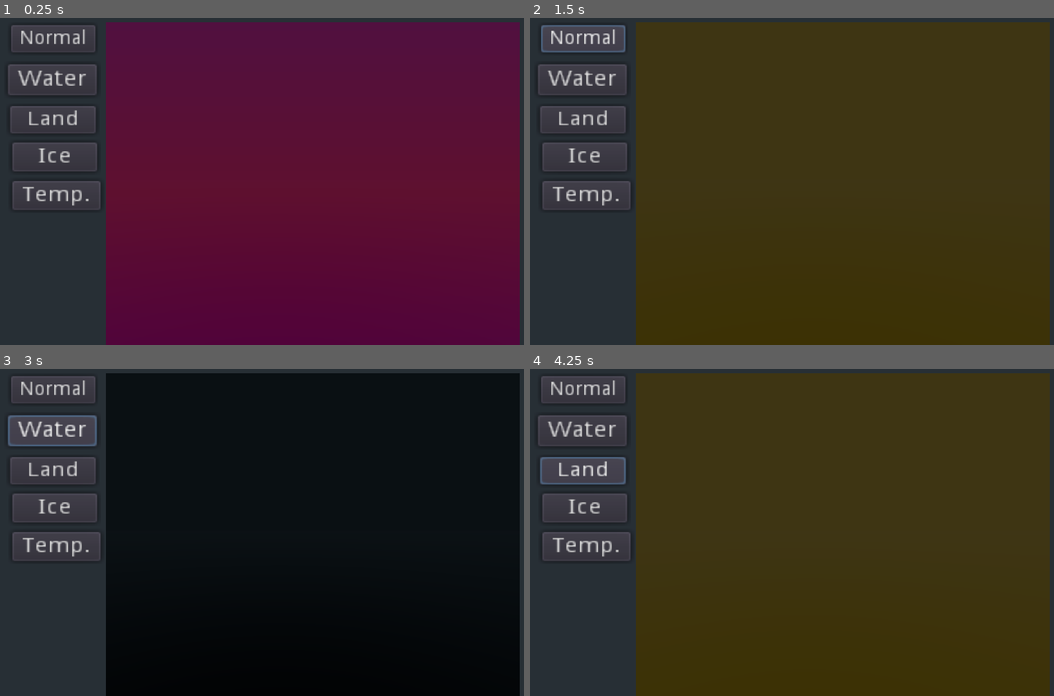
Above: before the commit, frames 1-4 (two rows, left to right).
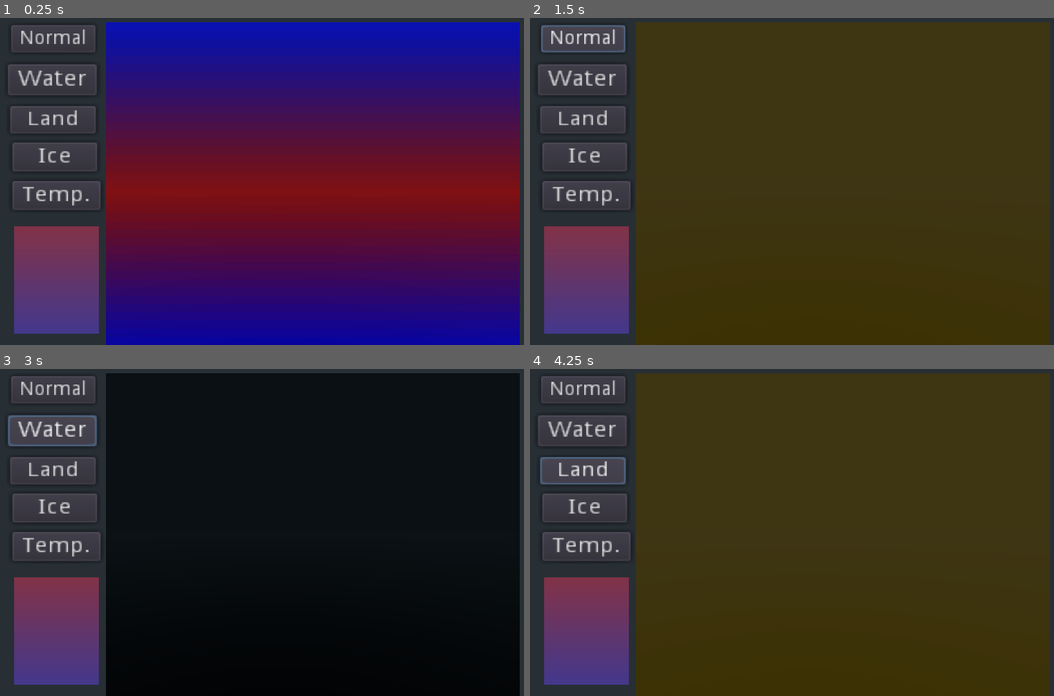
Above: after the commit, the same moments.

Repository: nestorac/earth
Game: Godot game, scene res://Globe.tscn
Two runs of this game, one before a commit and one after it. Both use one fixed random seed, a clock stepped at 60 frames per second and the inputs below.
Inputs:
- Up to frame 1 (0.25 s): no input
- Up to frame 2 (1.5 s): click "Temp." at 0.5 s; click "Normal" at 1.25 s
- Up to frame 3 (3 s): click "Normal" at 2 s; click "Water" at 2.75 s
- Up to frame 4 (4.25 s): click "Land" at 3.5 s

The runs differ from the first frame. In frame 1, 55% of the frame differs, in the area x 2-100%, y 1-100%; in frame 2, 5.3%; in frame 3, 5.3%; in frame 4, 5.3%.

Commit message:
Now implementing a shader, must correct temperature showing.

Diff:
--- a/Globe.tscn
+++ b/Globe.tscn
@@ -6,6 +6,31 @@
 [ext_resource path="res://Scripts/World.gd" type="Script" id=7]
 
 [sub_resource type="MultiMesh" id=2]
+
+[sub_resource type="Shader" id=3]
+code = "shader_type canvas_item;
+
+uniform vec4 first_color : hint_color = vec4(1.0);
+uniform vec4 second_color : hint_color = vec4(0.0, 0.0, 0.0, 1.0);
+uniform float position : hint_range(-0.5, 0.5) = 0.0;
+uniform float size : hint_range(0.5, 2) = 0.5;
+uniform float angle : hint_range(0.0, 360.0) = 0.0;
+
+void fragment() {
+	float pivot = position + 0.5;
+	vec2 uv = UV - pivot;
+	float rotated = uv.x * cos(radians(angle)) - uv.y * sin(radians(angle));
+	float pos = smoothstep((1.0 - size) + position, size + 0.0001 + position, rotated + pivot);
+	COLOR = mix(first_color, second_color, pos);
+}"
+
+[sub_resource type="ShaderMaterial" id=4]
+shader = SubResource( 3 )
+shader_param/first_color = Color( 0.188235, 0.227451, 0.639216, 1 )
+shader_param/second_color = Color( 0.588235, 0.192157, 0.192157, 1 )
+shader_param/position = 0.0
+shader_param/size = 1.662
+shader_param/angle = 90.0
 
 [node name="Game" type="Spatial"]
 script = ExtResource( 1 )
@@ -68,6 +93,13 @@
 rect_scale = Vector2( 2.59983, 2.51249 )
 text = "Normal"
 
+[node name="Gradient" type="ColorRect" parent="UI"]
+material = SubResource( 4 )
+margin_left = 31.0
+margin_top = 384.0
+margin_right = 184.0
+margin_bottom = 580.0
+
 [node name="TurnTimer" type="Timer" parent="."]
 autostart = true
 
--- a/Scripts/Square.gd
+++ b/Scripts/Square.gd
@@ -95,11 +95,31 @@
 	return Color((temperature_celsius+100)/200.0, 0, 1.0-(temperature_celsius+100)/200.0)
 
 
-func draw_square_temp():
-	var material = get_surface_material(0)
-
-	color = Color((temperature_celsius+100)/200.0, 0, 1.0-(temperature_celsius+100)/200.0)
-#	color = get_square_temp_color(temperature_celsius)
+#func draw_square_temp():
+#	var material = get_surface_material(0)
+#
+#	color = Color((temperature_celsius+100)/200.0, 0, 1.0-(temperature_celsius+100)/200.0)
+##	color = get_square_temp_color(temperature_celsius)
+#
+#	material.albedo_color = color
+
+func draw_square_temp(_min, _max):
+	var material = get_surface_material(0)
+	var color1 = Color (1.0, 0, 0, 0)
+	var color2 = Color (0, 0, 1.0, 0)
+
+	if _max == _min:
+		color = color1.linear_interpolate(color2, temperature_celsius/200.0)
+	else:
+		if _min != 0:
+			color = color1.linear_interpolate(color2, abs(_max/_min))
+
+#	if temperature_celsius > 40:
+#		color = Color(temperature_celsius/(_max), 0, 0)
+#	else:
+#		color = Color(0, 0, temperature_celsius/(_max))
+#
+#	color = Color((temperature_celsius-40.0)/(100.0), 0, (temperature_celsius+40)/100.0)
 
 	material.albedo_color = color
 
@@ -125,7 +145,7 @@
 	elif mesh_of_squares.layer == GlobalVars.layer.ICE:
 		draw_square_ice()
 	elif mesh_of_squares.layer == GlobalVars.layer.TEMP:
-		draw_square_temp()
+		draw_square_temp(-100,100)
 #	elif mesh_of_squares.layer == GlobalVars.layer.GRASS:
 #		draw_square_grass()
 	material.albedo_color = color
--- a/Scripts/UImenu.gd
+++ b/Scripts/UImenu.gd
@@ -41,7 +41,7 @@
 	var mmi = $"../World"
 	mmi.set_layer(GlobalVars.layer.TEMP)
 	for square in mmi.get_children():
-		square.draw_square_temp()
+		square.draw_square_temp(0,50)
 
 
 func _on_BtNormal_button_up():
--- a/Scripts/World.gd
+++ b/Scripts/World.gd
@@ -8,6 +8,9 @@
 export var land_to_be_removed = 25
 
 export var water_impact = 50.0
+
+var max_temp_c
+var min_temp_c
 
 export var islands = 5
 export var layer = GlobalVars.layer.NONE
@@ -27,13 +30,22 @@
 
 	var squares = get_children()
 
+	max_temp_c = squares[0].temperature_celsius
+	min_temp_c = squares[0].temperature_celsius
+
+	for square in squares:
+		if max_temp_c < square.temperature_celsius:
+			max_temp_c = square.temperature_celsius
+
+		if min_temp_c > square.temperature_celsius:
+			min_temp_c = square.temperature_celsius
+
 	for square in squares:
 		var coord_y = square.coord_y
 #		var coord_x = square.coord_x
 
-		square.temperature_celsius = -abs(coord_y - equator) + 50.0
-
-		square.draw_square_temp()
+		square.temperature_celsius = abs(coord_y - equator)*10.0
+		square.draw_square_temp(min_temp_c,max_temp_c)
 
 
 func test():
@@ -42,11 +54,8 @@
 
 # iterate: perform the necessary steps to advance time by 1 day
 func next_turn():
+
 	pass
-	# Calculate individual temperature
-#	for child in get_children():
-#		child.compute_temp_celsius()
-#		child.draw_square()
 
 
 
Not shown: 1 places in Globe.tscn that only renumber resources
Not shown, added: export/html.zip
Not shown, added: export/html/index.apple-touch-icon.png
Not shown, added: export/html/index.audio.worklet.js
Not shown, added: export/html/index.html
Not shown, added: export/html/index.icon.png
Not shown, added: export/html/index.js
Not shown, added: export/html/index.pck
Not shown, added: export/html/index.png
Not shown, added: export/html/index.wasm
